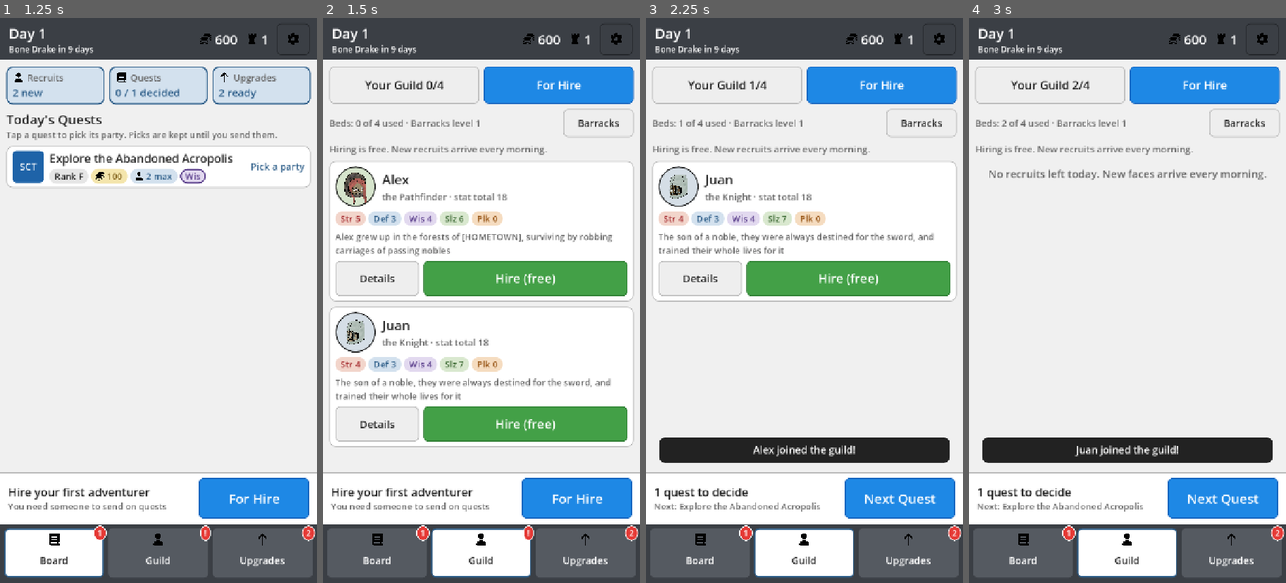
Above: before the commit, frames 1-4 (left to right).
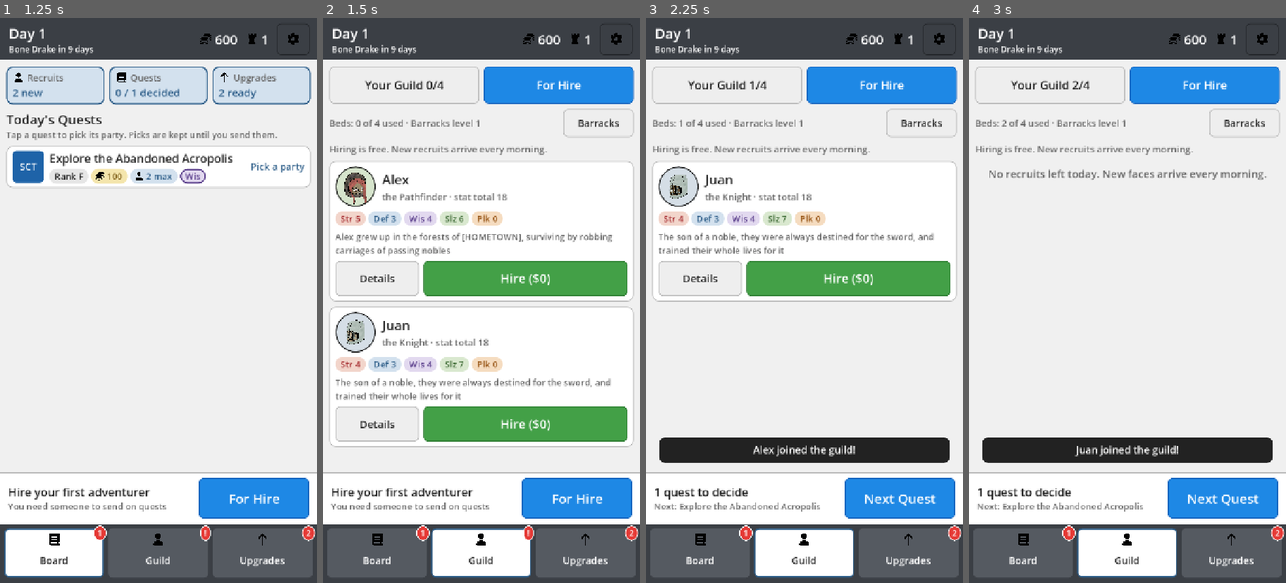
Above: after the commit, the same moments.

Repository: ActuallySanta/Fantasy-Guild-Manager
Game: Godot game, scene res://MobileHall/hall_main.tscn
The game is run twice, just before and just after one commit, with the same random seed, the same clock (stepped at 60 frames per second) and the same inputs.
Inputs (mouse positions are in pixels of both pictures, inside the frame that each line leads up to):
- Up to frame 1 (1.25 s): click "Start" at 0.5 s
- Up to frame 2 (1.5 s): click "For Hire" at 1.25 s
- Up to frame 3 (2.25 s): click (848, 277) at 2 s, where only the run before the commit has a clickable "Hire (free)"
- Up to frame 4 (3 s): click "Hire (free)" (after the commit: "Hire ($0)") at 2.75 s

Frame 1 is identical in both runs. In frame 2, 0.4% of the frame differs, in the area x 54-74%, y 45-73%; in frame 3, 0.2%; in frame 4, nothing differs.

Commit message:
fixed hire ui

Diff:
--- a/Globals/character_container.gd
+++ b/Globals/character_container.gd
@@ -51,9 +51,9 @@
 	if (active_characters.size() == max_characters):
 		return false
 
-	if(GameState.day >= 4 && GameState.gold >= 200):
-		print("GameState.add_gold(-200)")
-	elif(GameState.day >= 4):
+	if(GameState.day >= 3 && GameState.gold >= _character.cost):
+		GameState.add_gold(-(_character.cost))
+	elif(GameState.day >= 3):
 		return false
 
 	active_characters.append(_character)
--- a/MobileHall/Scripts/hire_card.gd
+++ b/MobileHall/Scripts/hire_card.gd
@@ -7,7 +7,7 @@
 
 # ---- TEXT
 const TEXT_ROLE := "the %s · stat total %d"
-const TEXT_HIRE := "Hire (free)"
+var TEXT_HIRE := "WHy you no chsnge"
 const TEXT_FULL := "No beds"
 
 # ---- NODES
@@ -25,6 +25,7 @@
 	_hire_button.pressed.connect(main.hire.bind(c))
 	_portrait.show_character(c)
 	_name.text = c.name
+	TEXT_HIRE = str("Hire ($", c.cost, ")")
 	var total := 0
 	for i in 4:
 		total += S.stat_value(c, i)
--- a/Scripts/Character Generator/character_resource.gd
+++ b/Scripts/Character Generator/character_resource.gd
@@ -76,6 +76,10 @@
 
 var icon: Texture2D
 
+var cost: int:
+	get:
+		return cost
+
 
 #The constructor, called when the object is created
 func _init() -> void:
@@ -97,6 +101,13 @@
 	status = CharacterStatus.IDLE
 
 	title = name + " the " + str(CharacterRole.find_key(role))
+
+	if (GameState.day >= 5):
+		cost = 200
+	elif(GameState.day >= 3):
+		cost = 100
+	else:
+		cost = 0
 
 	pass
 
